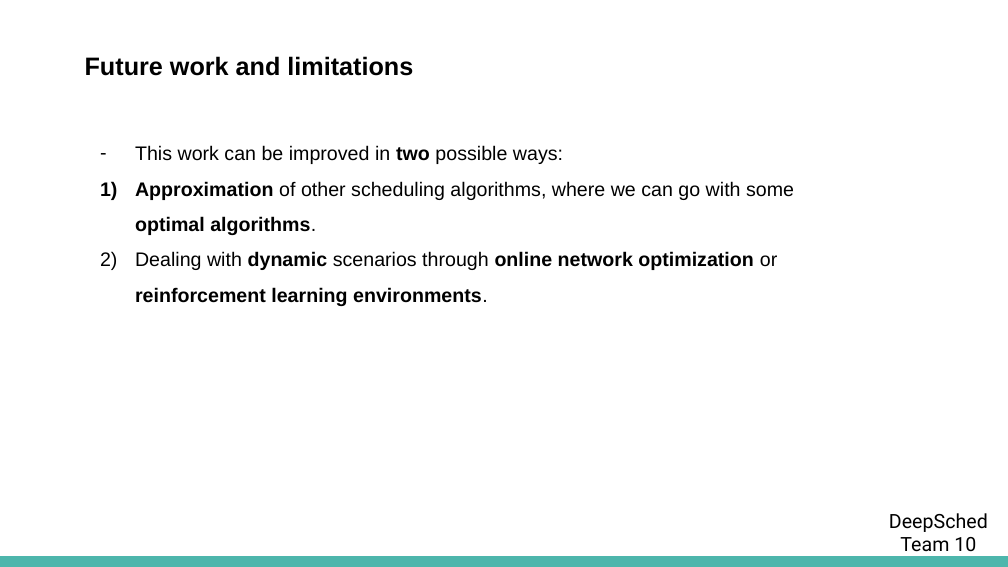
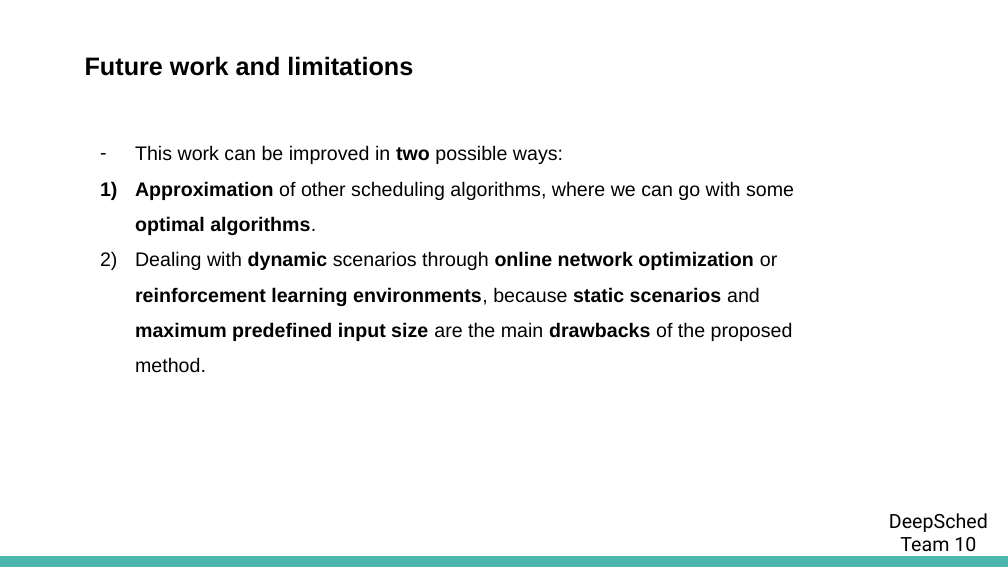
Before and after one commit to mido3ds/hetero-sys-sched-research, a slide deck: slide 11 of paper/presentation/DeepSched Presentation.pptx. Drawn at 1008x567 pixels with LibreOffice and Linux fonts; fonts in the diff are those of the drawing. Boxes give left, top, right and bottom in pixels: in the first picture for what was removed or moved away, otherwise in the second. Text is boxed around its words. In the diff, an @@ line names an element or a change of style, - is before the commit and + after.

Commit message:
presentation edit

```diff
--- a/paper/presentation/DeepSched Presentation.pptx
+++ b/paper/presentation/DeepSched Presentation.pptx
@@ text at (x1=135, y1=251, x2=793, y2=373): text changed @@
-2) Dealing with dynamic scenarios through online network optimization or reinforcement learning environments.
+2) Dealing with dynamic scenarios through online network optimization or reinforcement learning environments, because static scenarios and maximum predefined input size are the main drawbacks of the proposed method.
```
Also in this commit, not shown: 1 other file.
